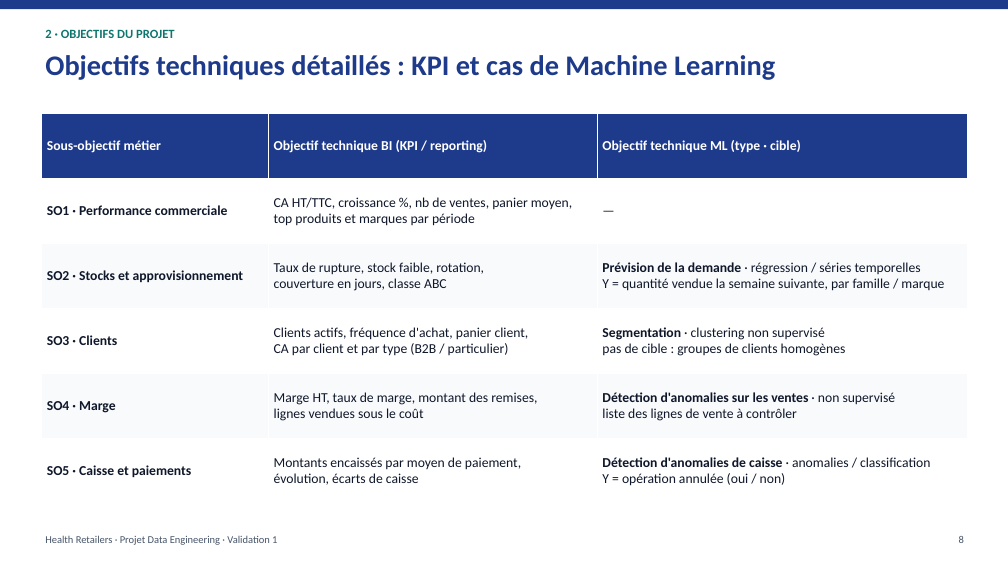
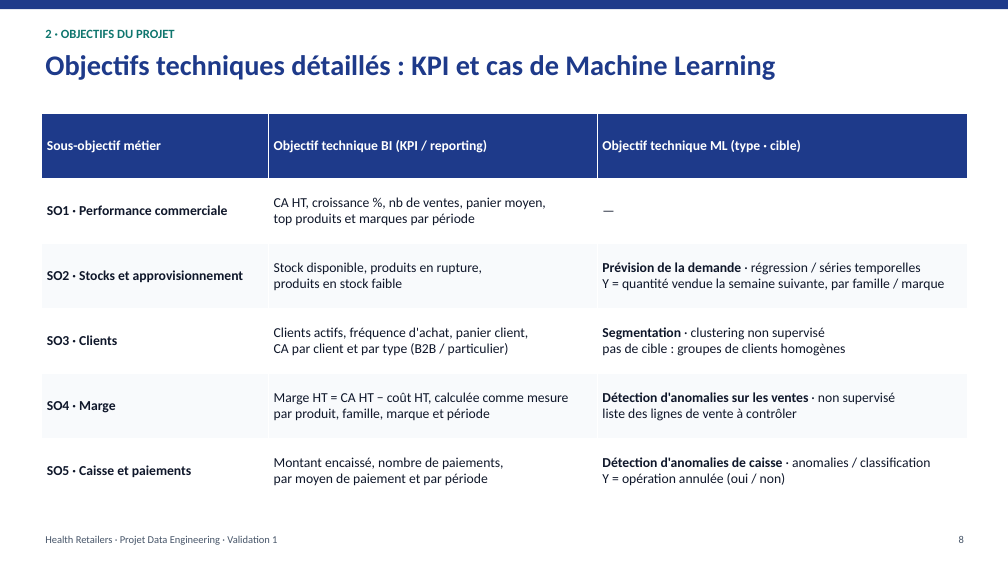
Before and after one commit to Youssef-ben-ali/DataWarehouseProject_3AI4, a slide deck: slide 8 of Presentation_Validation1_HealthRetailers.pptx. Drawn at 1008x567 pixels with LibreOffice and Linux fonts; fonts in the diff are those of the drawing. Boxes give left, top, right and bottom in pixels: in the first picture for what was removed or moved away, otherwise in the second. Text is boxed around its words. In the diff, an @@ line names an element or a change of style, - is before the commit and + after.

```diff
--- a/Presentation_Validation1_HealthRetailers.pptx
+++ b/Presentation_Validation1_HealthRetailers.pptx
@@ table at (x1=42, y1=113, x2=968, y2=504) @@
-row 2, column 2: CA HT/TTC, croissance %, nb de ventes, panier moyen, / top produits et marques par période
+row 2, column 2: CA HT, croissance %, nb de ventes, panier moyen, / top produits et marques par période
-row 3, column 2: Taux de rupture, stock faible, rotation, / couverture en jours, classe ABC
+row 3, column 2: Stock disponible, produits en rupture, / produits en stock faible
-row 5, column 2: Marge HT, taux de marge, montant des remises, / lignes vendues sous le coût
+row 5, column 2: Marge HT = CA HT − coût HT, calculée comme mesure / par produit, famille, marque et période
-row 6, column 2: Montants encaissés par moyen de paiement, / évolution, écarts de caisse
+row 6, column 2: Montant encaissé, nombre de paiements, / par moyen de paiement et par période
```
Also in this commit, not shown: 15 other slides changed, 1 other file.
